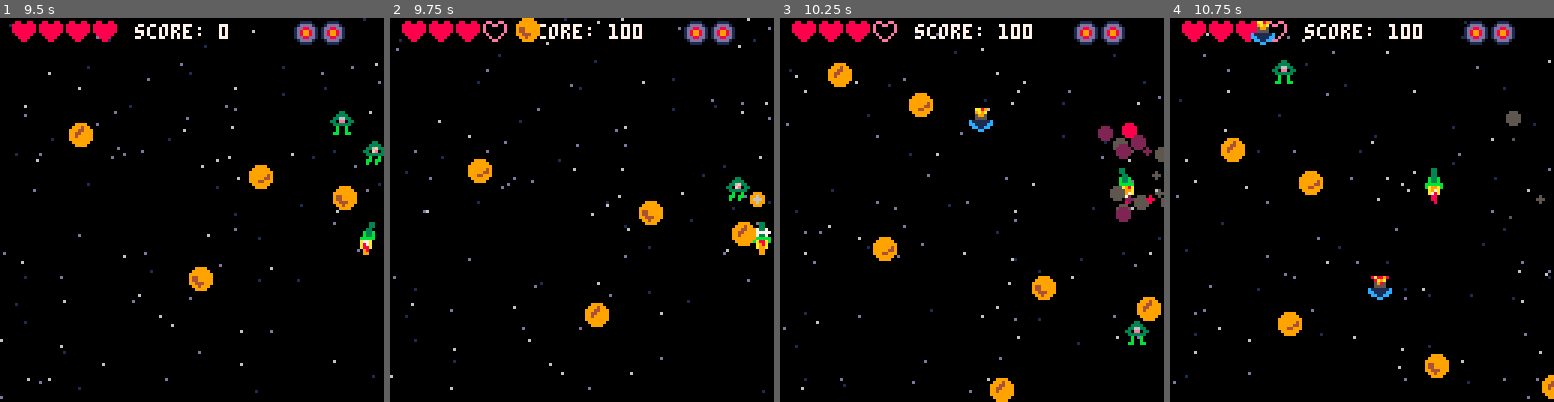
Above: before the commit, frames 1-4 (left to right).
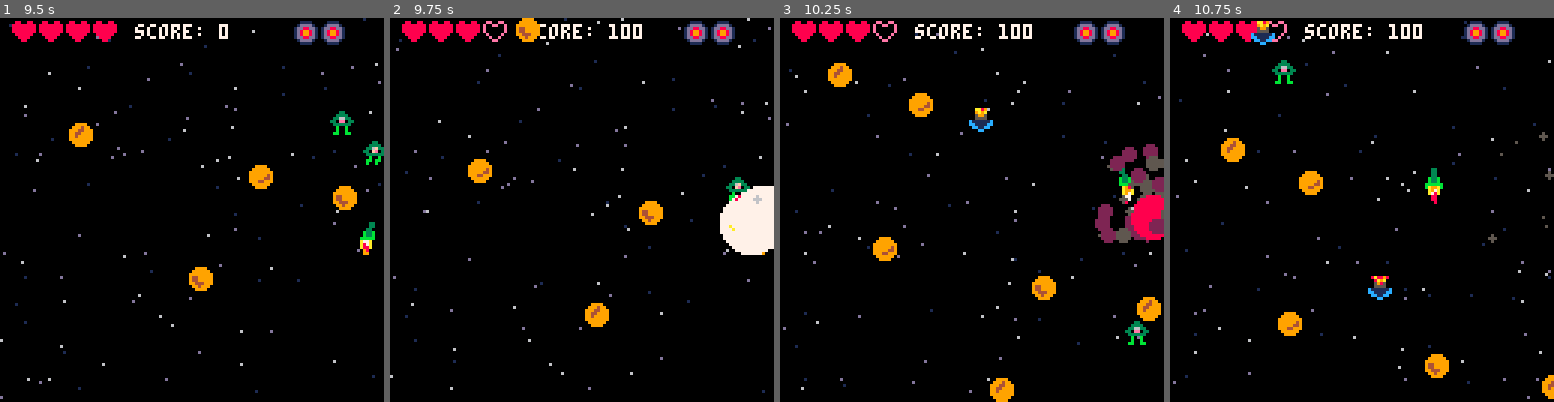
Above: after the commit, the same moments.

Repository: mathyousee/theyre-coming-p8
Game: PICO-8 cartridge theyrecoming.p8
The game is run twice, just before and just after one commit, with the same random seed, the same clock (stepped at 60 frames per second) and the same inputs.
Inputs:
- Up to frame 1 (9.5 s): tap X (X key) at 0.33, 1.07, 1.85, 2.97, 4.08, 5.2, 6.32, 7.43, 8.55 s; tap O (Z key) at 0.7, 1.7, 2.1, 2.5, 2.9, 3.3, 3.7, 4.1, 4.5, 4.9, 5.3, 5.7, 6.1, 6.5, 6.9, 7.3, 7.7, 8.1, 8.5, 8.9, 9.3 s; hold Right 1.6-2.1 s; hold Up 2.15-2.42 s; hold Right 2.47-3.03 s; hold Left 3.08-3.58 s; hold Down 3.63-3.97 s; hold Right 4.02-4.68 s; hold Up 4.73-5.03 s; hold Left 5.08-5.68 s; hold Down 5.73-6.03 s; hold Right 6.08-6.58 s; hold Right 6.63-7.13 s; hold Up 7.18-7.45 s; hold Right 7.5-8.07 s; hold Left 8.12-8.62 s; hold Down 8.67-9 s; hold Right from 9.05 s (still down)
- Up to frame 2 (9.75 s): tap X (X key) at 9.67 s; tap O (Z key) at 9.7 s; release Right at 9.72 s
- Up to frame 3 (10.25 s): hold Up 9.77-10.07 s; tap O (Z key) at 10.1 s; hold Left from 10.12 s (still down)
- Up to frame 4 (10.75 s): tap O (Z key) at 10.5 s; release Left at 10.72 s

Frame 1 is identical in both runs. In frame 2, 2.0% of the frame differs, in the area x 85-100%, y 43-62%; in frame 3, 3.1%, in the area x 82-100%, y 27-59%; in frame 4, 0.3%.

Commit message:
refactored draw and update loops

Diff:
--- a/theyrecoming.p8
+++ b/theyrecoming.p8
@@ -1,43 +1,18 @@
 pico-8 cartridge // http://www.pico-8.com
 version 36
 __lua__
+--they're coming
+--mathyousee
 
 function _init()
- mode="splash"
+ _update=update_splash
+ _draw=draw_splash
  flash=1
  highscore=0
  t=0
  parts={}
-end
-
-function _draw()
-
- if mode=="play" then
-  draw_play()
- elseif mode=="level" then
-  draw_level()
- elseif mode=="splash" then
-  draw_splash()
- elseif mode=="over" then
-  draw_over()
- end
-
-end
-
-function _update()
-
- if mode=="play" then
-  update_play()
- elseif mode=="level" then
-  update_level()
- elseif mode=="splash" then
-  update_splash()
- elseif mode=="over" then
-  update_over()
- end
-
-end
-
+ shwaves={}
+end
 
 function startgame()
  cls(0)
@@ -89,8 +64,6 @@
 -->8
 --player functions
 
---move
-
 function pmove() --move player
 
  --reset to no movement
@@ -154,19 +127,18 @@
   for b in all (enemies) do
    if collide(i,b) then
     b.hp-=pw.d
+    --smol_shwave(b.x+4,b.y+8)
     if b.hp<=0 then
      sfx(1)
+     explode(i.x+4,i.y+4,4)
+     add(flashes,{x=b.x,y=b.y,r=1,dr=1,mr=3})
+
      del(enemies,b)
      del(pb,i)
-     for i=1,22 do
-      local spread=4
-      add(parts,{x=b.x,y=b.y,dx=(rnd()-0.5)*spread,dy=(rnd()-0.75)*spread,age=flr(rnd(10)),size=1+rnd(2)})
-     end
-     add(flashes,{x=b.x,y=b.y,r=1,dr=1,mr=3})
+
      score+=100
-    else
-     del(pb,i)
     end
+   del(pb,i)
    end
   end
  end
@@ -187,10 +159,31 @@
 function pflame()
  --cycle between flame frames
  animate(p.f)
- --p.f+=1
- --if p.f>7 then p.f=4 end
-end
-
+end
+
+function do_enemies()
+ for i in all (enemies) do
+  --change sprite & loop
+  i.s+=0.2
+  if i.s>i.smax then i.s=i.smin end
+
+  i.x+=i.dx
+  --change y & check visibility
+  i.y+=i.dy
+  if i.y >128 then del(enemies,i) end
+  if collide(p,i) and p.inv<=0 then
+   explode(p.x,p.y,3)
+   p.l-=1
+   p.inv=45
+   sfx(1)
+   if i.en>2 then
+    del(enemies,i)
+   end
+  end
+ end
+
+
+end
 
 -->8
 --tools
@@ -250,12 +243,47 @@
  nextenemy-=1
 end
 
-function explode(expx,expy)
- local myp={}
- myp.x=expx
- myp.y=expy
- add(parts,myp)
-
+function explode(expx,expy,expspread)
+ local myflash={}
+ myflash.x=expx
+ myflash.y=expy
+ myflash.dx=0
+ myflash.dy=0
+ myflash.age=0
+ myflash.death=10
+ myflash.size=10
+ add(parts,myflash)
+
+ for i=1,22 do
+	 local myp={}
+	 myp.x=expx
+	 myp.y=expy
+	 myp.dx=(rnd()-0.5)*expspread
+	 myp.dy=(rnd()-0.75)*expspread
+	 myp.age=flr(rnd(10))
+	 myp.death=30
+	 myp.size=1+rnd(2)
+	 add(parts,myp)
+ end
+
+end
+
+function smol_shwave(shx,shy)
+ local mysw={}
+ mysw.x=shx
+ mysw.y=shy
+ mysw.r=1
+ mysw.tr=5
+ add(shwaves,mysw)
+end
+
+function big_shwave(shx,shy)
+ local mysw={}
+ mysw.x=shx
+ mysw.y=shy
+ mysw.r=1
+ mysw.tr=30
+ add(shwaves,mysw)
 end
 -->8
 --graphics
@@ -290,11 +318,7 @@
  end
 end
 
---player
-
 function drawp()
-
-
  if p.inv<=0 then
   drawsprite(p)
   spr(p.f.s,p.x,p.y+p.fy)--flame
@@ -382,10 +406,21 @@
  end
 end
 
+function do_shwaves()
+ for mysw in all (shwaves) do
+  circ(mysw.x,mysw.y,mysw.r,7)
+  mysw.r+=1
+  if mysw.r>mysw.tr then
+   del(shwaves,mysw)
+  end
+ end
+end
+
 function do_particles()
  for myp in all(parts) do
   --pset(myp.x,myp.y,7)
   local pc=7
+
 
   if myp.age>20 then pc=5
   elseif myp.age>15 then pc=2
@@ -401,7 +436,7 @@
   myp.dx*=0.9
   myp.dy*=0.9
 
-  if myp.age>30 then
+  if myp.age>myp.death then
    myp.size-=0.5
    if myp.size<0 then
     del(parts,myp)
@@ -419,24 +454,32 @@
  pshoot()
  pflame()
  animatestars()
- update_enemies()
+ do_enemies()
  if levelcountdown>=0 then
   levelcountdown-=1
   spawnenemies()
  elseif #enemies > 0 then
-
+  --keep playing
  else
-  mode="level"
+--  mode="level"
+  _update=update_level
+  _draw=draw_level
   l+=1
   init_level()
  end
  if p.inv >0 then p.inv-=1 end --invincible countdown
- if p.l<=0 then mode="over" end
+ if p.l<=0 then
+--  mode="over"
+  _update=update_over
+  _draw=draw_over
+ end
 end
 
 function update_level()
  if levelcountdown <=0 then
-  mode="play"
+--  mode="play"
+  _update=update_play
+  _draw=draw_play
   levelcountdown=300
  else
   animatestars()
@@ -446,40 +489,23 @@
 
 function update_splash()
  if btnp(4) or btnp(5) or btnp(⬅️) or btnp(⬆️) or btnp(➡️) or btnp(⬇️) then
-  mode="level"
+--  mode="level"
+  _update=update_level
+  _draw=draw_level
   startgame()
+
  end
 end
 
 function update_over()
  if score > highscore then highscore=score end
- if btnp(⬅️) and btnp(➡️) then
-  mode="splash"
- end
-end
-
-function update_enemies()
- for i in all (enemies) do
-  --change sprite & loop
-  i.s+=0.2
-  if i.s>i.smax then i.s=i.smin end
-  --change x
-  i.x+=i.dx
-  --change y & check visibility
-  i.y+=i.dy
-  if i.y >128 then del(enemies,i) end
-  if collide(p,i) and p.inv<=0 then
-   p.l-=1
-   p.inv=45
-   sfx(1)
-   if i.en>2 then
-    del(enemies,i)
-   end
-  end
- end
-
-
-end
+ if btn(⬅️) and btn(➡️) then
+--  mode="splash"
+  _update=update_splash
+  _draw=draw_splash
+ end
+end
+
 
 
 
@@ -493,6 +519,7 @@
  drawp()
  drawhud()
  drawenemies()
+ do_shwaves()
  do_particles()
  animateflashes()
 end
